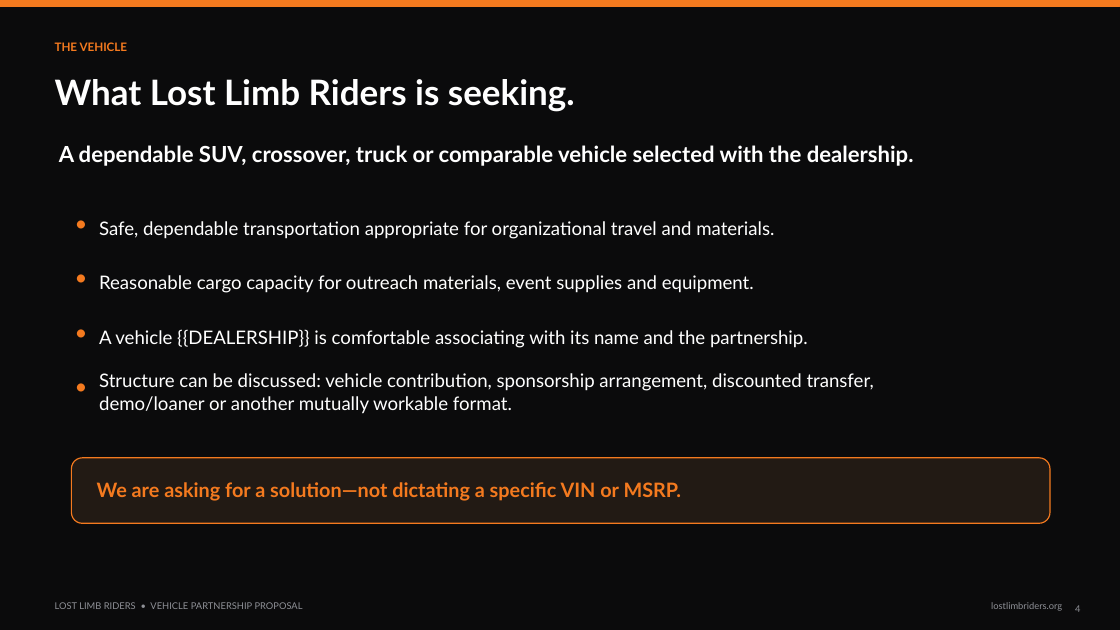
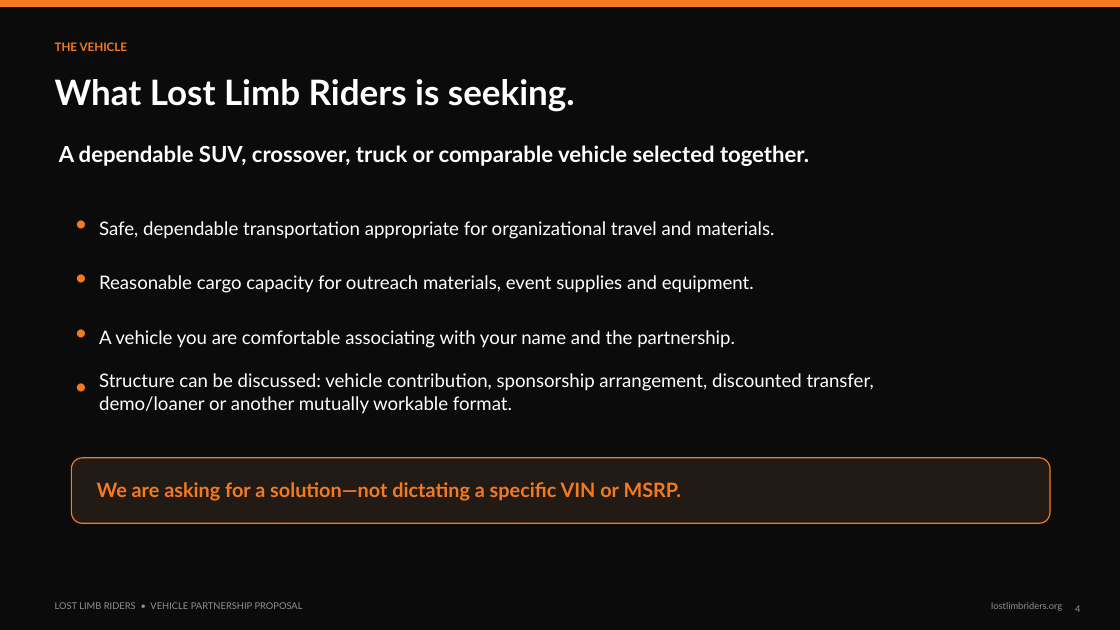
Before and after one commit to 74Thirsty/official, a slide deck: slide 4 of assets/LLR_Knoepfler_Vehicle_Partnership_Proposal.pptx. Drawn at 1120x630 pixels with LibreOffice and Linux fonts; fonts in the diff are those of the drawing. Boxes give left, top, right and bottom in pixels: in the first picture for what was removed or moved away, otherwise in the second. Text is boxed around its words. In the diff, an @@ line names an element or a change of style, - is before the commit and + after.

Commit message:
Rewrite vehicle proposal deck with generic non-personalized copy

```diff
--- a/assets/LLR_Knoepfler_Vehicle_Partnership_Proposal.pptx
+++ b/assets/LLR_Knoepfler_Vehicle_Partnership_Proposal.pptx
@@ text at [59, 145, 809, 166]: text changed @@
-A dependable SUV, crossover, truck or comparable vehicle selected with the dealership.
+A dependable SUV, crossover, truck or comparable vehicle selected together.
@@ text at [99, 330, 735, 348]: text changed @@
-A vehicle {{DEALERSHIP}} is comfortable associating with its name and the partnership.
+A vehicle you are comfortable associating with your name and the partnership.
```
Also in this commit, not shown: 8 other slides changed.
